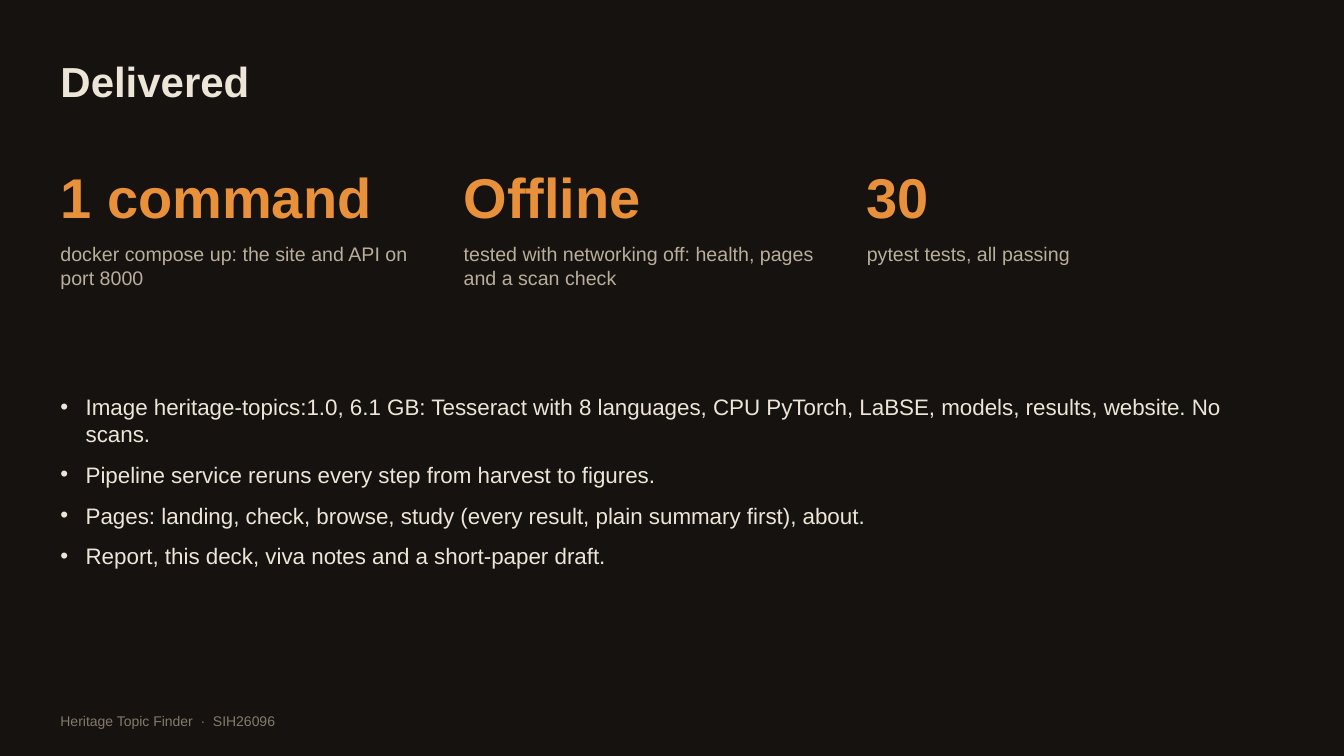
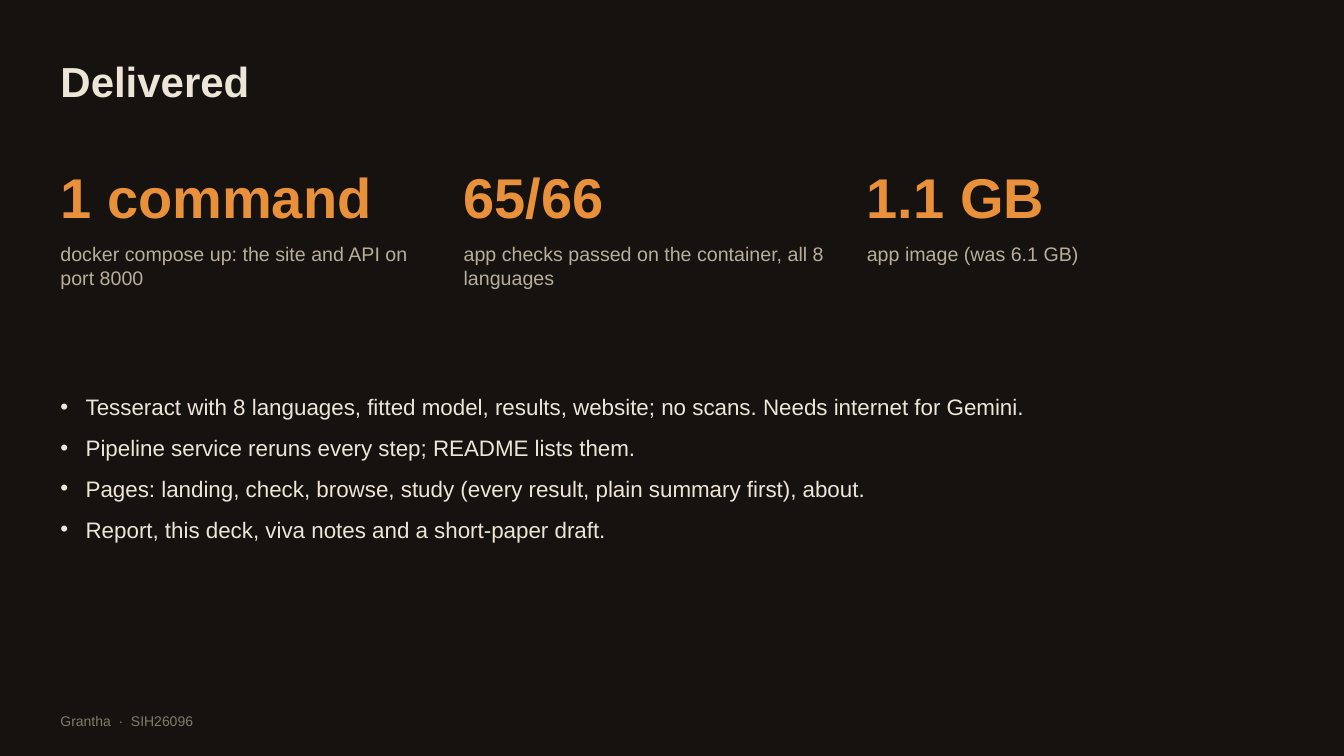
Before and after one commit to rohannes64/Grantha-Heritage-Tracker, a slide deck: slide 14 of docs/Grantha_Deck.pptx (slide 15 before the commit). Drawn at 1344x756 pixels with LibreOffice and Linux fonts; fonts in the diff are those of the drawing. Boxes give left, top, right and bottom in pixels: in the first picture for what was removed or moved away, otherwise in the second. Text is boxed around its words. In the diff, an @@ line names an element or a change of style, - is before the commit and + after.

```diff
--- a/docs/Grantha_Deck.pptx
+++ b/docs/Grantha_Deck.pptx
@@ text at (x1=464, y1=177, x2=604, y2=219): text changed @@
-Offline
+65/66
@@ text at (x1=867, y1=179, x2=1044, y2=219): text changed @@
-30
+1.1 GB
@@ text at (x1=464, y1=247, x2=824, y2=289): text changed @@
-tested with networking off: health, pages and a scan check
+app checks passed on the container, all 8 languages
@@ text at (x1=867, y1=247, x2=1079, y2=265): text changed @@
-pytest tests, all passing
+app image (was 6.1 GB)
@@ text at (x1=86, y1=398, x2=1024, y2=461): text changed @@
-• Image heritage-topics:1.0, 6.1 GB: Tesseract with 8 languages, CPU PyTorch, LaBSE, models, results, website. No scans.
-• Pipeline service reruns every step from harvest to figures.
+• Tesseract with 8 languages, fitted model, results, website; no scans. Needs internet for Gemini.
+• Pipeline service reruns every step; README lists them.
@@ text at (x1=60, y1=716, x2=193, y2=726): text changed @@
-Heritage Topic Finder · SIH26096
+Grantha · SIH26096
```
Also in this commit, not shown: 10 other slides changed, 5 slides added, 6 slides removed, 14 other files.
